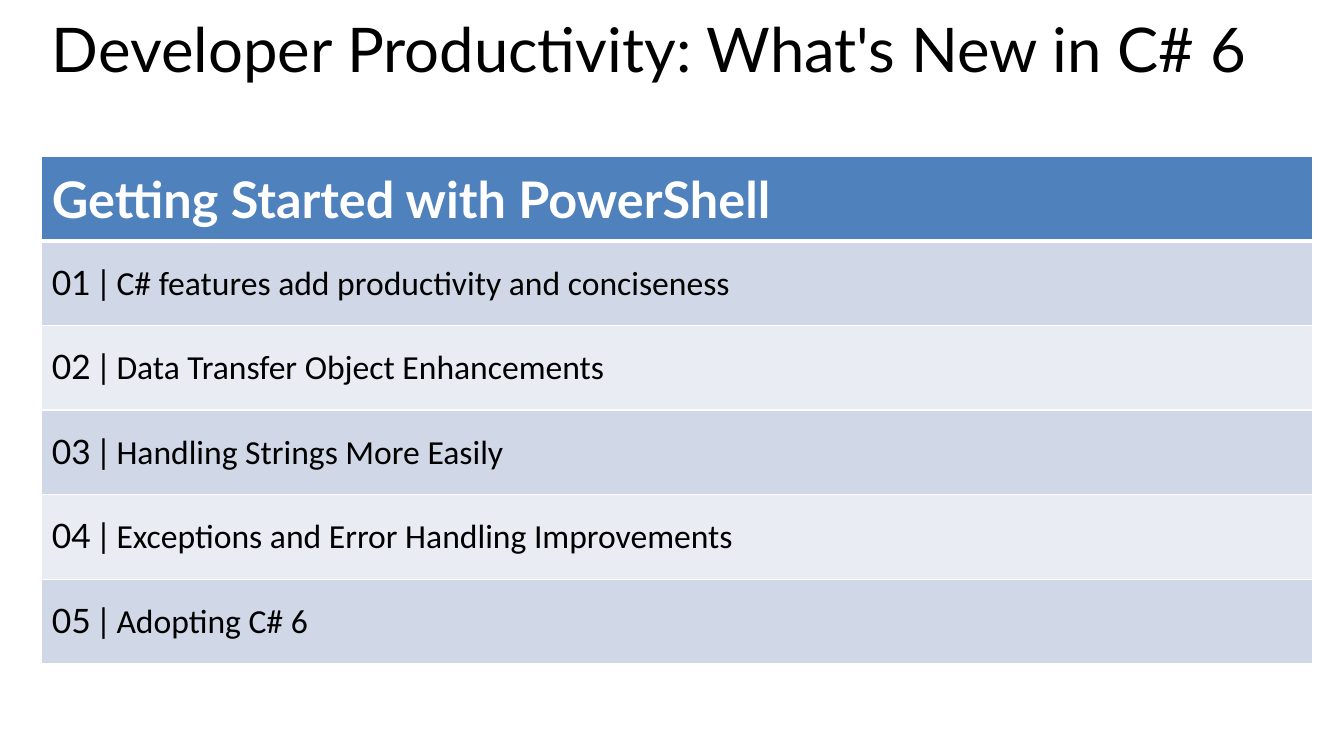
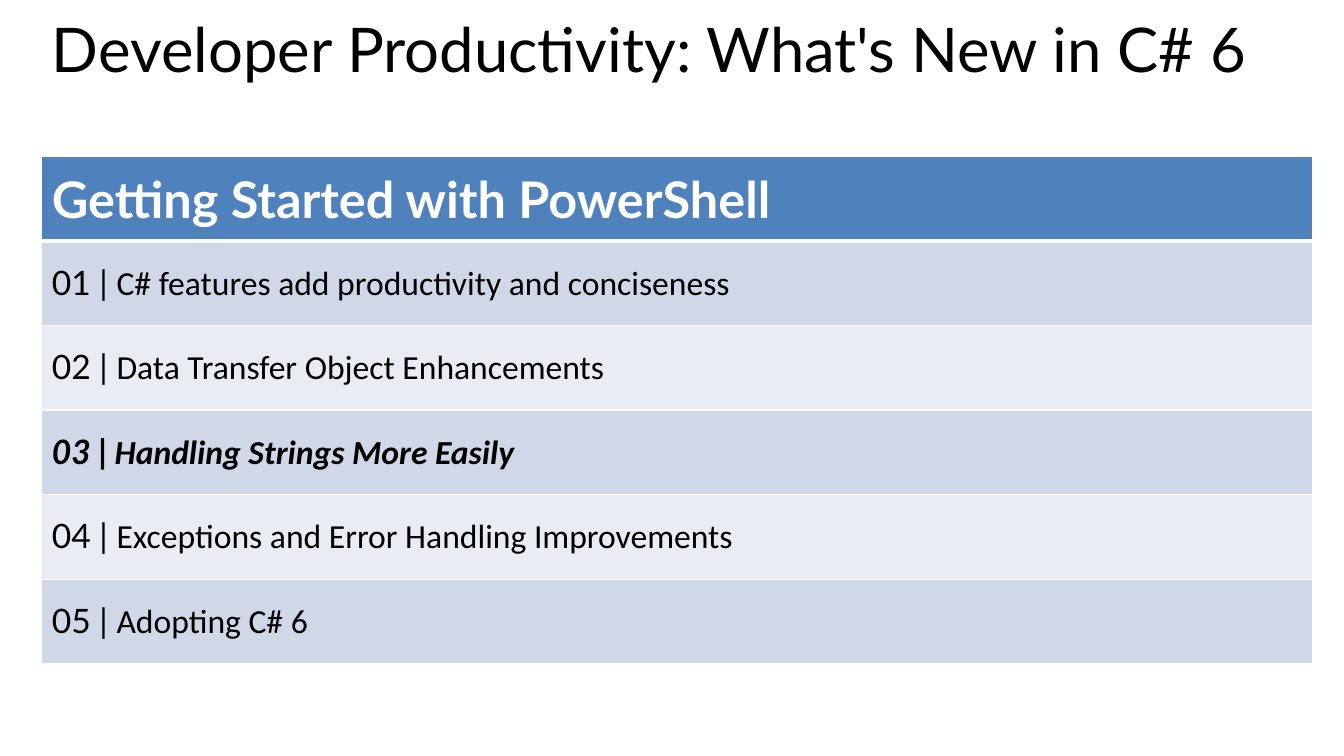
Before and after one commit to BillWagner/MVA-CSharp6, a slide deck: slide 4 of Slides/MVA-What'sNewC#6-Module3.pptx. Drawn at 1344x756 pixels with LibreOffice and Linux fonts; fonts in the diff are those of the drawing. Boxes give left, top, right and bottom in pixels: in the first picture for what was removed or moved away, otherwise in the second. Text is boxed around its words. In the diff, an @@ line names an element or a change of style, - is before the commit and + after.

```diff
--- a/Slides/MVA-What'sNewC#6-Module3.pptx
+++ b/Slides/MVA-What'sNewC#6-Module3.pptx
@@ table at (x1=41, y1=156, x2=1312, y2=664) @@
@@ bold on, italic on in "03 | Handling Strings More Easily" @@
```
Also in this commit, not shown: 1 other slide changed, 5 slides added, 1 other file.
